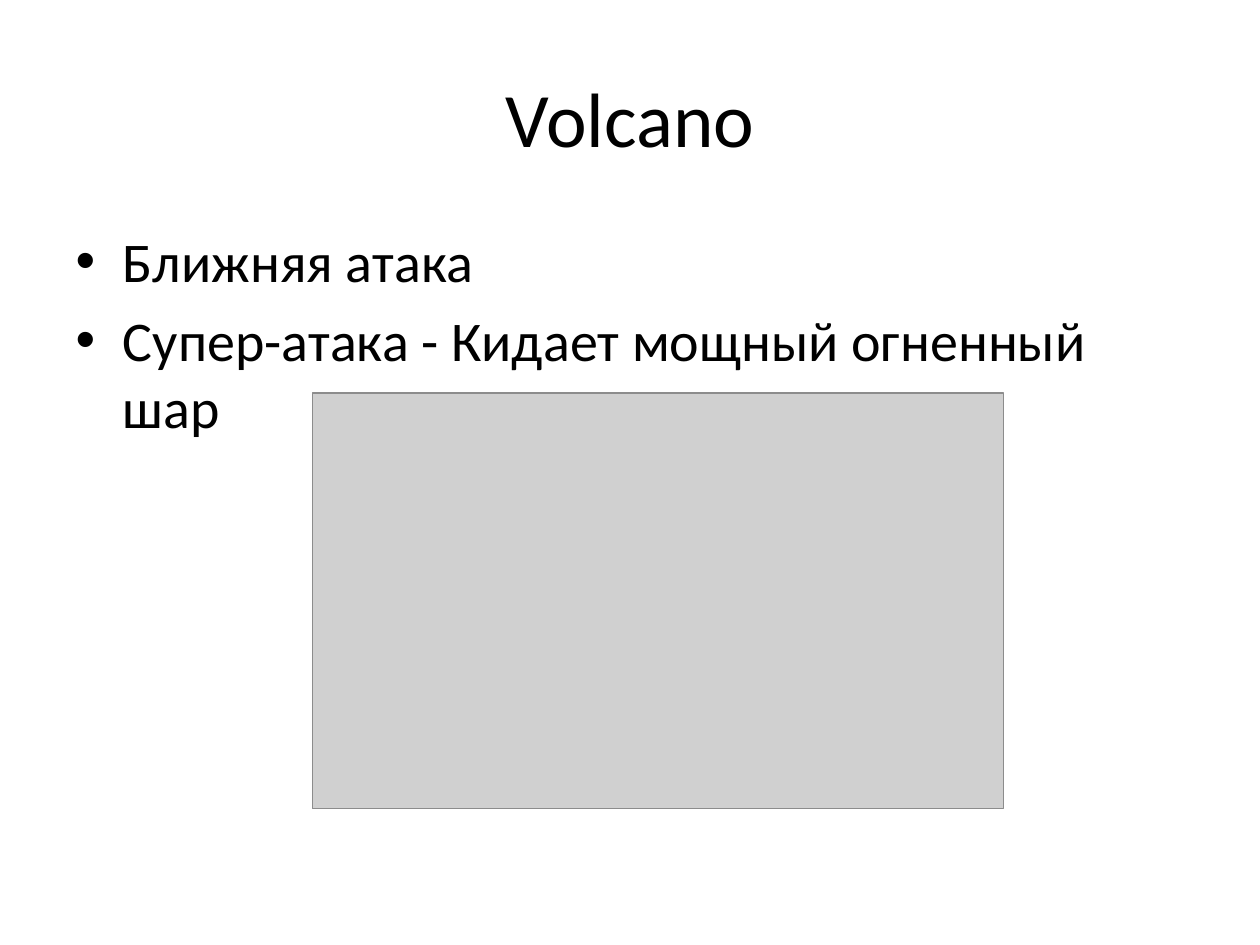
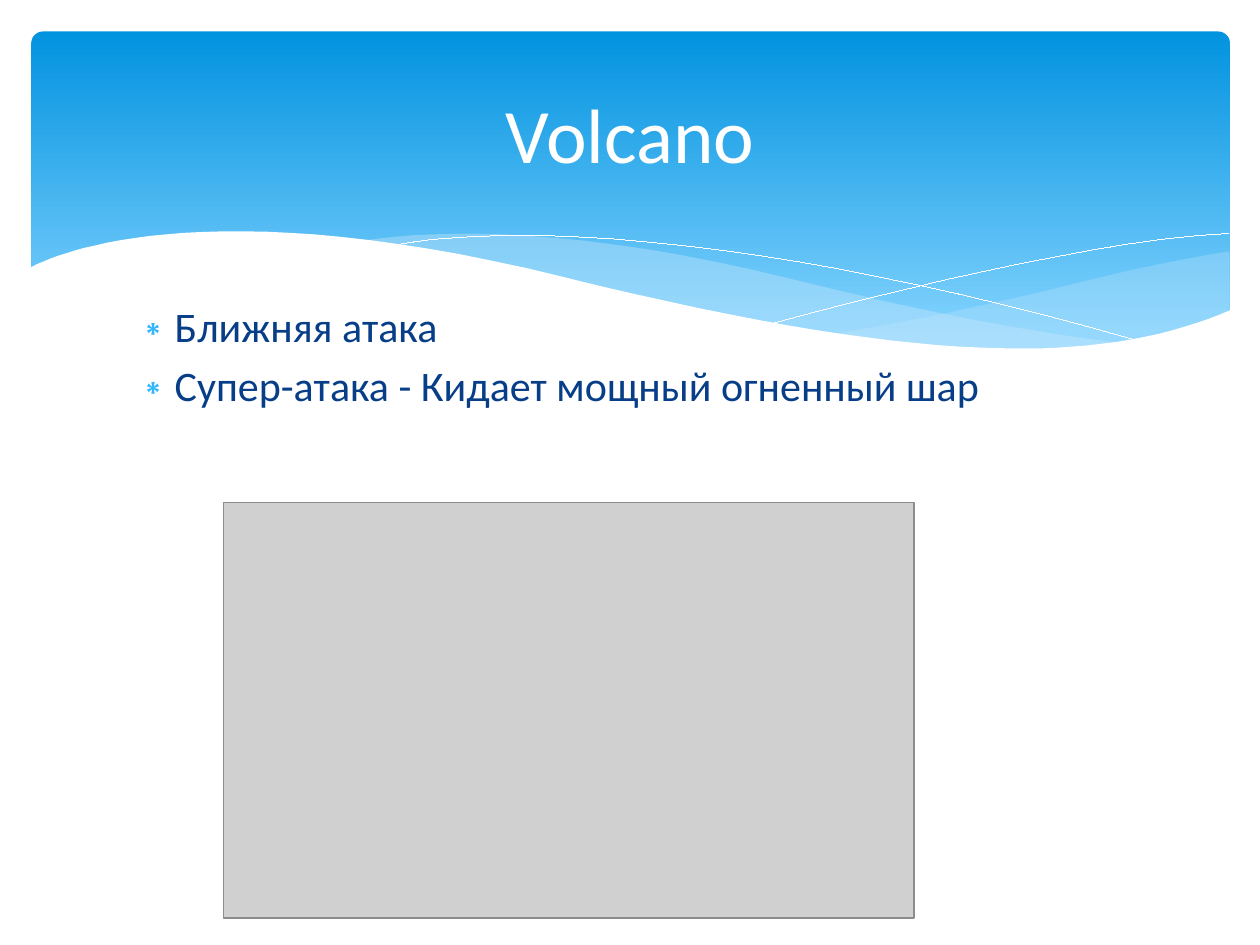
Before and after one commit to NikitaYandex/Project_pygame, a slide deck: slide 8 of Проект pygame.pptx. Drawn at 1260x945 pixels with LibreOffice and Linux fonts; fonts in the diff are those of the drawing; grey boxes stand for pictures. Boxes give left, top, right and bottom in pixels: in the first picture for what was removed or moved away, otherwise in the second. Text is boxed around its words. In the diff, an @@ line names an element or a change of style, - is before the commit and + after.

```diff
--- a/Проект pygame.pptx
+++ b/Проект pygame.pptx
@@ rounded rectangle added at [32,32,1230,372], fill gradient #0293E0 to #83D3FE @@
@@ title "Volcano": place and size @@
-title "Volcano" at [506,93,755,148]
+title "Volcano" at [506,109,755,164]
@@ title "Volcano" at [506,109,755,164]: text colour #000000 to #FFFFFF @@
@@ group added at [29,232,1231,415]: 5 freeform shapes @@
@@ text "Ближняя атака": place and size @@
-text "Ближняя атака" at [123,246,1085,437]
+text "Ближняя атака" at [175,315,979,408]
@@ text "Ближняя атака" at [175,315,979,408]: size 32 to 24 pt, text colour #000000 to #073E87; bullet • to ∗; less space between paragraphs @@
@@ picture: place and size @@
-picture at [312,393,1003,809]
+picture at [223,503,914,919]
```
Also in this commit, not shown: 10 other slides changed, 1 other file.
